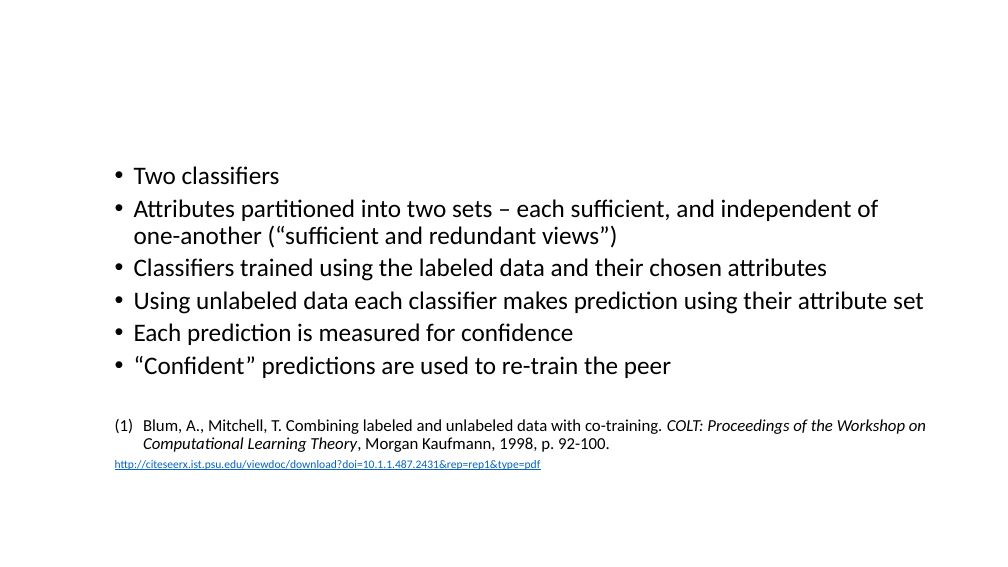
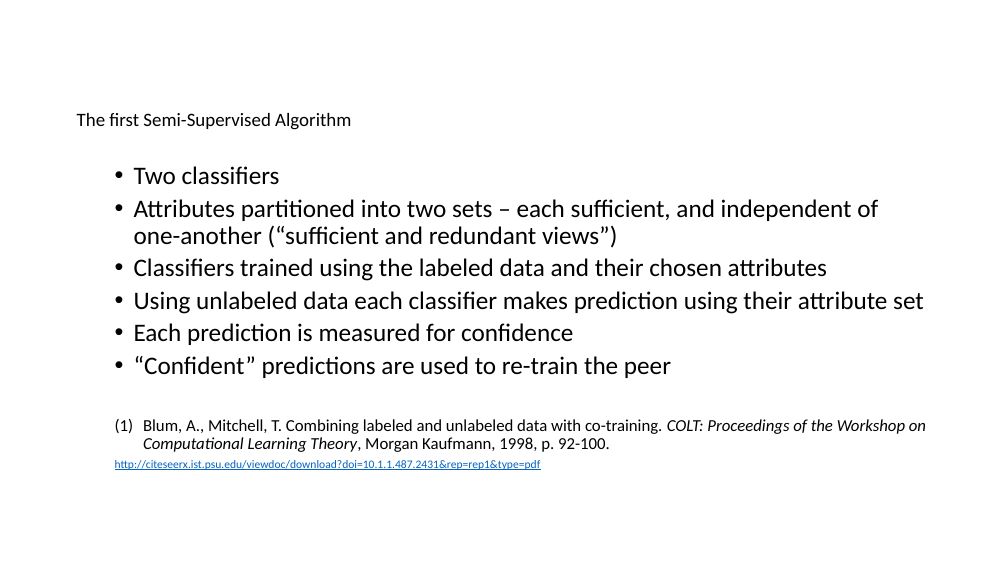
Before and after one commit to cwinsor/tri_training, a slide deck: slide 3 of Tri_Training_Zhou_Li_2005.pptx. Drawn at 1008x567 pixels with LibreOffice and Linux fonts; fonts in the diff are those of the drawing; grey boxes stand for pictures. Boxes give left, top, right and bottom in pixels: in the first picture for what was removed or moved away, otherwise in the second. Text is boxed around its words. In the diff, an @@ line names an element or a change of style, - is before the commit and + after.

```diff
--- a/Tri_Training_Zhou_Li_2005.pptx
+++ b/Tri_Training_Zhou_Li_2005.pptx
@@ text added at <box>77,113,351,130</box>, 18 pt, text #000000 @@
+The first Semi-Supervised Algorithm
```
Also in this commit, not shown: 2 other slides changed, 1 slide added.
